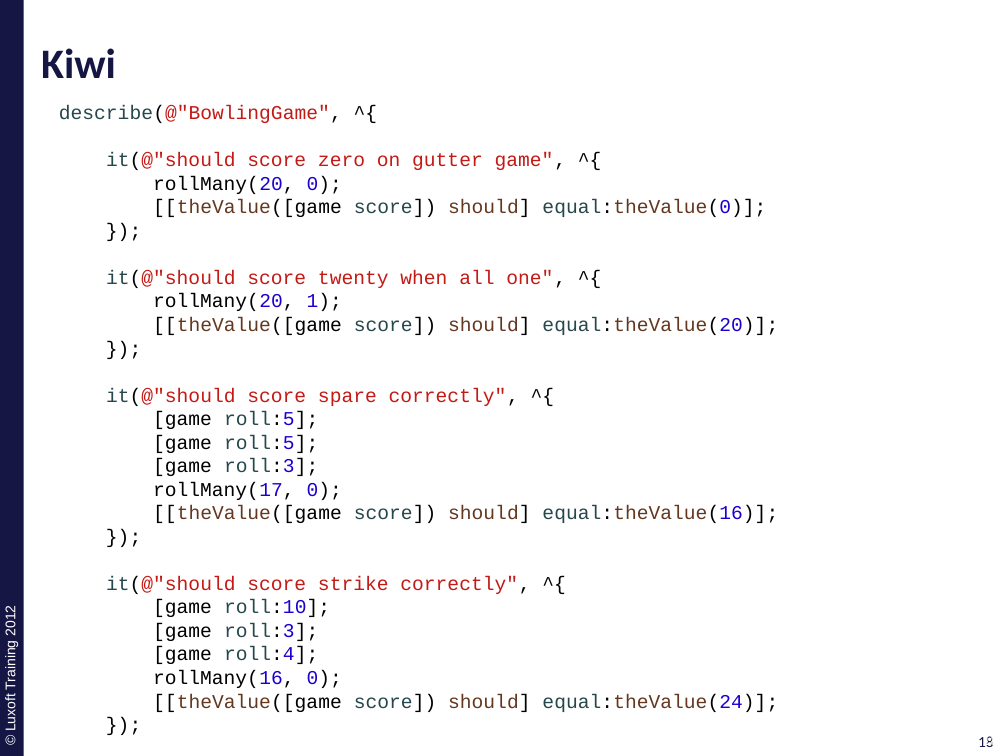
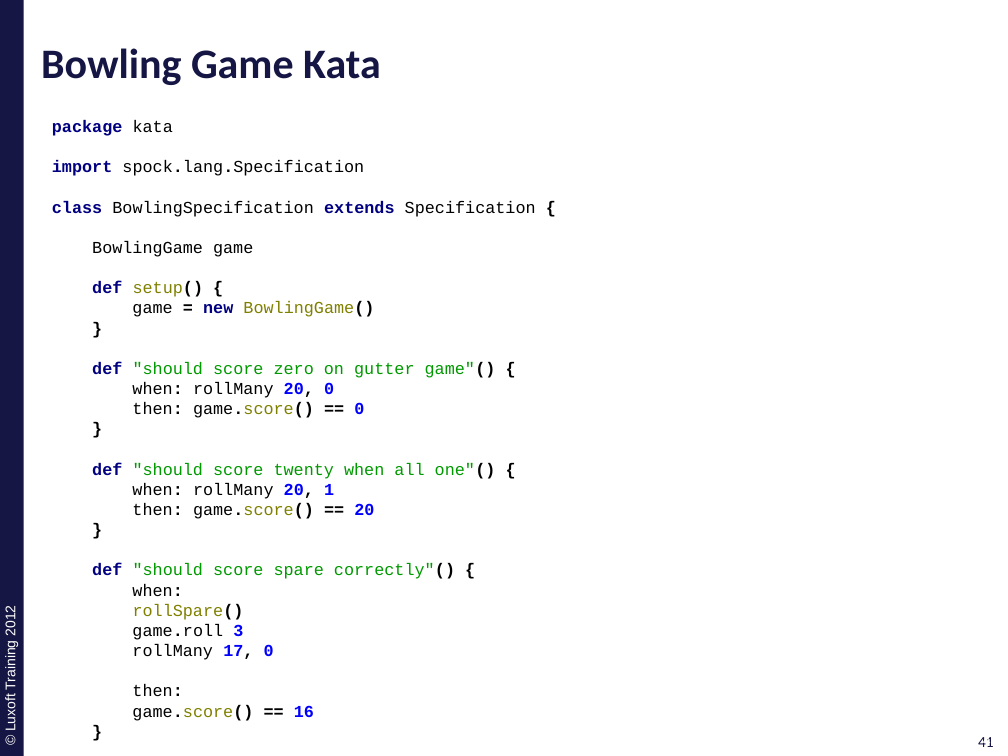
Before and after one commit to ivan-dyachenko/Trainings, a slide deck: slide 41 of Test Driven Development/materials/pptx/7. TDD-BDD.pptx (slide 18 before the commit). Drawn at 1008x756 pixels with LibreOffice and Linux fonts; fonts in the diff are those of the drawing; background and template pictures are left out. Boxes give left, top, right and bottom in pixels: in the first picture for what was removed or moved away, otherwise in the second. Text is boxed around its words. In the diff, an @@ line names an element or a change of style, - is before the commit and + after.

Commit message:
finished work on tdd-bdd presentation

```diff
--- a/Test Driven Development/materials/pptx/7. TDD-BDD.pptx
+++ b/Test Driven Development/materials/pptx/7. TDD-BDD.pptx
@@ title at (41,48,381,85): text changed @@
-Kiwi
+Bowling Game Kata
@@ text at (52,120,536,721): text changed; size 14 to 12 pt @@
-describe(@"BowlingGame", ^{
-it(@"should score zero on gutter game", ^{
-rollMany(20, 0);
-[[theValue([game score]) should] equal:theValue(0)];
-});
-it(@"should score twenty when all one", ^{
-rollMany(20, 1);
-[[theValue([game score]) should] equal:theValue(20)];
-});
-it(@"should score spare correctly", ^{
-[game roll:5];
-[game roll:5];
-[game roll:3];
-rollMany(17, 0);
-[[theValue([game score]) should] equal:theValue(16)];
-});
-it(@"should score strike correctly", ^{
-[game roll:10];
-[game roll:3];
-[game roll:4];
-rollMany(16, 0);
-[[theValue([game score]) should] equal:theValue(24)];
-});
+package kata
+import spock.lang.Specification
+class BowlingSpecification extends Specification {
+BowlingGame game
+def setup() {
+game = new BowlingGame()
+}
+def "should score zero on gutter game"() {
+when: rollMany 20, 0
+then: game.score() == 0
+}
+def "should score twenty when all one"() {
+when: rollMany 20, 1
+then: game.score() == 20
+}
+def "should score spare correctly"() {
+when:
+rollSpare()
+game.roll 3
+rollMany 17, 0
+then:
+game.score() == 16
+}
@@ page number at (978,737,994,747): text changed @@
-18
+41
@@ page number at (983,737,999,747): text changed @@
-18
+41
```
Also in this commit, not shown: 6 other slides changed, 29 slides added, 3 slides removed, 4 other files.
